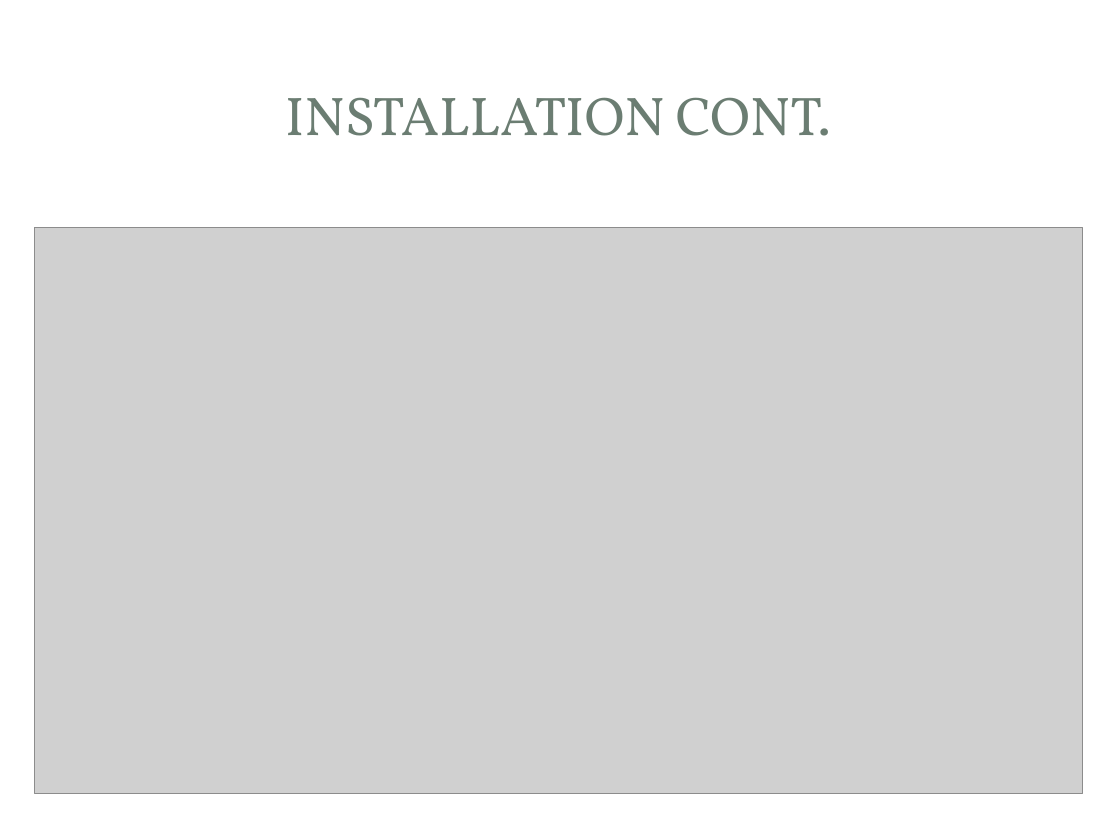
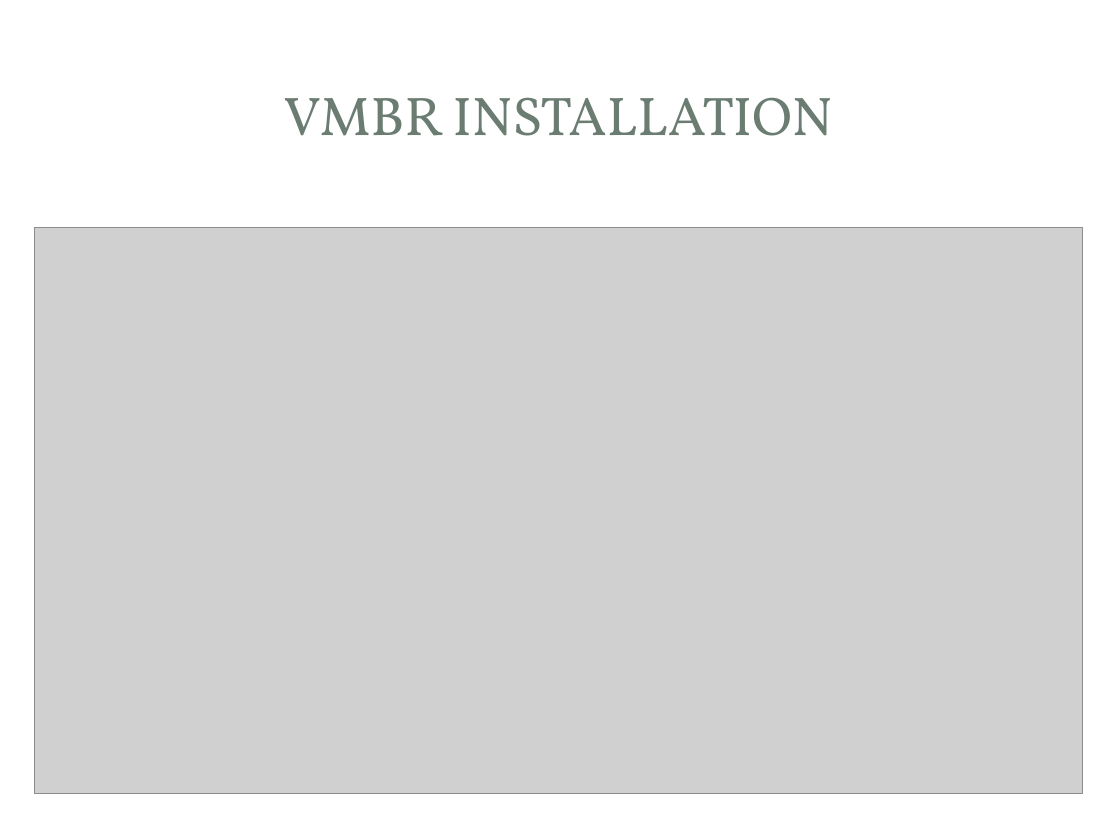
Before and after one commit to mjmalkowski11023/Computer-Security-2013, a slide deck: slide 9 of VMBR_Presentation.pptx (slide 8 before the commit). Drawn at 1120x840 pixels with LibreOffice and Linux fonts; fonts in the diff are those of the drawing; grey boxes stand for pictures; background and template pictures are left out. Boxes give left, top, right and bottom in pixels: in the first picture for what was removed or moved away, otherwise in the second. Text is boxed around its words. In the diff, an @@ line names an element or a change of style, - is before the commit and + after.

```diff
--- a/VMBR_Presentation.pptx
+++ b/VMBR_Presentation.pptx
@@ title at (284,97,833,136): text changed @@
-INSTALLATION CONT.
+VMBR INSTALLATION
```
Also in this commit, not shown: 2 other slides changed, 1 slide added.
